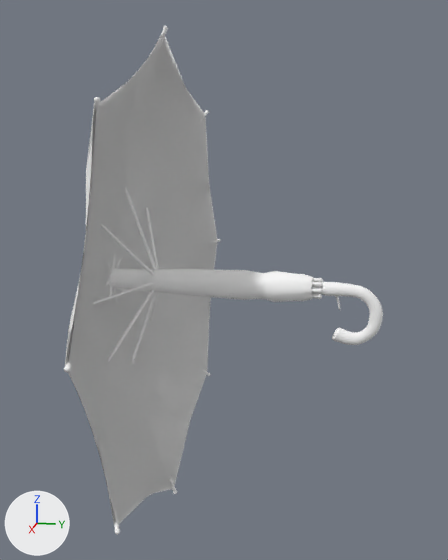
Two versions of the glTF model glb/Wmn_Shelter_Compact_Cstm01.glb, one commit apart.
One viewpoint serves both versions: a 50 mm camera at (3.12, -0.04, 0.8) aimed at (0.0, -0.67, 0.02). Arrows for +X, +Y and +Z are at lower left; the lights stay in place. The picture after the commit comes second.

Objects in the first picture: 'Gun__M_Body', 'Umbrella_Close__M_Umbrella_Close', 'Umbrella_Open__M_Screen', 'Umbrella_Open__M_Umbrella'.
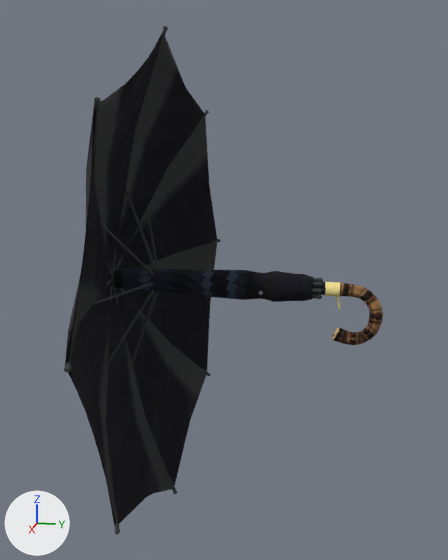
Changed parts and their boxes [x1, y1, x2, y2] in the pictures (448 x 560 px):
'Umbrella_Open__M_Screen', surface changed (white to black): [66, 34, 217, 525] in both
'Umbrella_Close__M_Umbrella_Close', surface changed (white to black): [110, 269, 323, 302] in both
'Umbrella_Open__M_Umbrella', surface changed: [64, 26, 221, 535] in both
'Gun__M_Body', surface changed (white to brown): [311, 282, 383, 345] in both

The change, as a diff of the scene's bpy script:
```diff
--- a/glb/Wmn_Shelter_Compact_Cstm01.glb.py
+++ b/glb/Wmn_Shelter_Compact_Cstm01.glb.py
@@ mat_m_body @@
 n0 = _N.new('ShaderNodeBsdfPrincipled'); n0.name = 'Principled BSDF'
-n0.inputs[0].default_value = (1.0, 1.0, 1.0, 1.0)  # 'Base Color', white #ffffff
 n0.inputs[2].default_value = 1.0  # 'Roughness'
 n1 = _N.new('ShaderNodeOutputMaterial'); n1.name = 'Material Output'
+n2 = _N.new('ShaderNodeTexImage'); n2.name = 'Image Texture'
+n2.image = img_m_body_alb
+n3 = _N.new('ShaderNodeNormalMap'); n3.name = 'Normal Map'
+n3.uv_map = 'UVMap'
+n4 = _N.new('ShaderNodeTexImage'); n4.name = 'Image Texture.001'
+n4.image = img_m_body_nrm
 _L.new(n0.outputs[0], n1.inputs[0])  # 'BSDF' to 'Surface'
+_L.new(n2.outputs[0], n0.inputs[0])  # 'Color' to 'Base Color'
+_L.new(n3.outputs[0], n0.inputs[5])  # 'Normal' to 'Normal'
+_L.new(n4.outputs[0], n3.inputs[1])  # 'Color' to 'Color'
@@ mat_m_umbrella_close @@
 n0 = _N.new('ShaderNodeBsdfPrincipled'); n0.name = 'Principled BSDF'
-n0.inputs[0].default_value = (1.0, 1.0, 1.0, 1.0)  # 'Base Color', white #ffffff
 n0.inputs[2].default_value = 1.0  # 'Roughness'
 n1 = _N.new('ShaderNodeOutputMaterial'); n1.name = 'Material Output'
+n2 = _N.new('ShaderNodeTexImage'); n2.name = 'Image Texture'
+n2.image = img_m_umbrella_cstm01_alb
+n3 = _N.new('ShaderNodeNormalMap'); n3.name = 'Normal Map'
+n3.uv_map = 'UVMap'
+n4 = _N.new('ShaderNodeTexImage'); n4.name = 'Image Texture.001'
+n4.image = img_m_umbrella_nrm
 _L.new(n0.outputs[0], n1.inputs[0])  # 'BSDF' to 'Surface'
+_L.new(n2.outputs[0], n0.inputs[0])  # 'Color' to 'Base Color'
+_L.new(n3.outputs[0], n0.inputs[5])  # 'Normal' to 'Normal'
+_L.new(n4.outputs[0], n3.inputs[1])  # 'Color' to 'Color'
@@ mat_m_screen @@
 n0 = _N.new('ShaderNodeBsdfPrincipled'); n0.name = 'Principled BSDF'
-n0.inputs[0].default_value = (1.0, 1.0, 1.0, 1.0)  # 'Base Color', white #ffffff
 n0.inputs[2].default_value = 1.0  # 'Roughness'
 n1 = _N.new('ShaderNodeOutputMaterial'); n1.name = 'Material Output'
+n2 = _N.new('ShaderNodeTexImage'); n2.name = 'Image Texture'
+n2.image = img_m_umbrella_alb
+n3 = _N.new('ShaderNodeNormalMap'); n3.name = 'Normal Map'
+n3.uv_map = 'UVMap'
+n4 = _N.new('ShaderNodeTexImage'); n4.name = 'Image Texture.001'
+n4.image = img_m_umbrella_nrm
 _L.new(n0.outputs[0], n1.inputs[0])  # 'BSDF' to 'Surface'
+_L.new(n2.outputs[0], n0.inputs[0])  # 'Color' to 'Base Color'
+_L.new(n3.outputs[0], n0.inputs[5])  # 'Normal' to 'Normal'
+_L.new(n4.outputs[0], n3.inputs[1])  # 'Color' to 'Color'
@@ mat_m_umbrella @@
 n0 = _N.new('ShaderNodeBsdfPrincipled'); n0.name = 'Principled BSDF'
-n0.inputs[0].default_value = (1.0, 1.0, 1.0, 1.0)  # 'Base Color', white #ffffff
 n0.inputs[2].default_value = 1.0  # 'Roughness'
 n1 = _N.new('ShaderNodeOutputMaterial'); n1.name = 'Material Output'
+n2 = _N.new('ShaderNodeTexImage'); n2.name = 'Image Texture'
+n2.image = img_m_umbrella_cstm01_alb
+n3 = _N.new('ShaderNodeNormalMap'); n3.name = 'Normal Map'
+n3.uv_map = 'UVMap'
+n4 = _N.new('ShaderNodeTexImage'); n4.name = 'Image Texture.001'
+n4.image = img_m_umbrella_nrm
 _L.new(n0.outputs[0], n1.inputs[0])  # 'BSDF' to 'Surface'
+_L.new(n2.outputs[0], n0.inputs[0])  # 'Color' to 'Base Color'
+_L.new(n3.outputs[0], n0.inputs[5])  # 'Normal' to 'Normal'
+_L.new(n4.outputs[0], n3.inputs[1])  # 'Color' to 'Color'
```
